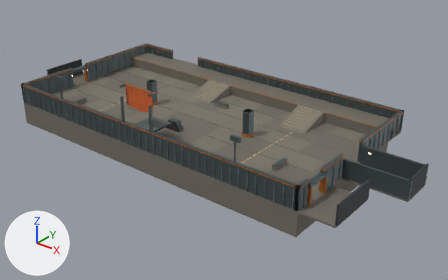
The glTF model public/assets/wildshard-art/wsc-scene-007-c2-pit.glb, before and after one commit.
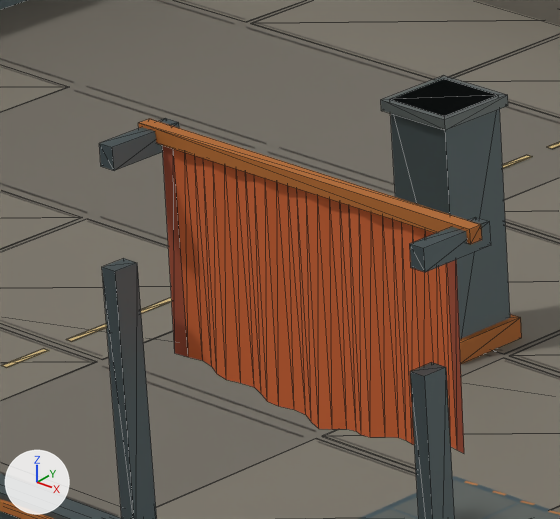
Each version is shown whole from a camera (50 mm lens) standing at (90.0, -104.4, 60.2) and looking at (6.6, -0.1, -4.5), then close up on the part from 25% to 36% of the width and 26% to 43% of the height. Arrows for +X, +Y and +Z are at lower left; the lights stay in place. The older version's two pictures come first. The close-ups show mesh edges as thin lines. Vertices at exactly the same position are counted once.

The scene before the commit, as lines of its bpy script (objects in view):
```python
me_04_south_retaining_shell = bpy.data.meshes.new('04 South retaining shell')
me_04_south_retaining_shell.from_pydata(...)  # a box spanning x -41.0..41.0, y -22.0..-21.4, z 0.0..5.0
me_04_south_retaining_shell.materials.append(mat_blue_charcoal_steel)  # greyish cyan #536063
me_11_set_dressing___pillar = bpy.data.meshes.new('11 Set dressing | pillar')
me_11_set_dressing___pillar.from_pydata(...)  # a box spanning x -15.9..-14.1, y -2.9..-1.1, z 0.0..6.0; a box spanning x 14.1..15.9, y -2.9..-1.1, z 0.0..6.0
me_11_set_dressing___pillar.materials.append(mat_blue_charcoal_steel)  # greyish cyan #536063
me_12_banner_cantilever = bpy.data.meshes.new('12 Banner cantilever')
me_12_banner_cantilever.from_pydata(...)  # a box spanning x -4.42..-4.04, y -21.85..-21.27, z 4.91..10.71; a box spanning x -4.41..-4.05, y -21.68..-19.92, z 12.76..13.24; a box spanning x 4.04..4.42, y -21.85..-21.27, z 4.91..10.71; a box spanning x 4.05..4.41, y -21.68..-19.92, z 12.76..13.24
me_12_banner_cantilever.materials.append(mat_blue_charcoal_steel)  # greyish cyan #536063
ob_04_south_retaining_shell = bpy.data.objects.new('04 South retaining shell', me_04_south_retaining_shell)
ob_04_south_retaining_shell.location = (0.0, 0.0, 0.0)
ob_11_set_dressing___pillar = bpy.data.objects.new('11 Set dressing | pillar', me_11_set_dressing___pillar)
ob_11_set_dressing___pillar.location = (0.0, 0.0, 0.0)
ob_12_banner_cantilever = bpy.data.objects.new('12 Banner cantilever', me_12_banner_cantilever)
ob_12_banner_cantilever.location = (0.0, 0.0, 0.0)
# also in view: '13 Cloth banner' at (0.0, -20.5, 10.8); '03 North entry ledge' at (0.0, 18.5, 1.0); '12 Banner cantilever.001' at (0.0, -20.4, 13.1); '13 Cloth banner.001' at (0.0, -20.4, 10.5); '02 Ground panel wear' at (-3.0, -2.0, 0.0)
```
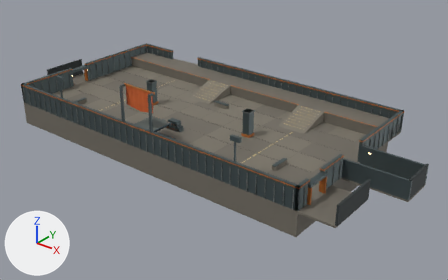
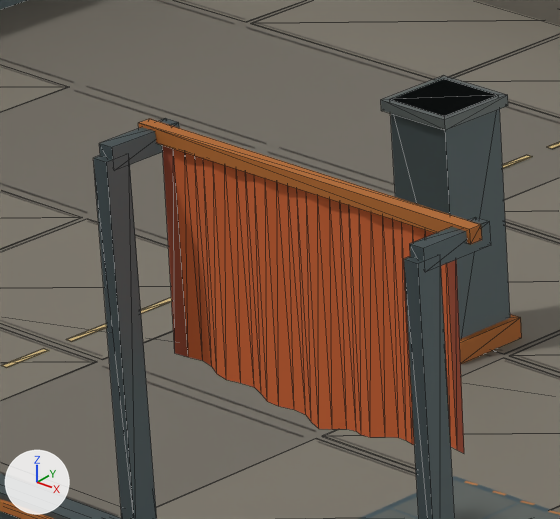
The edits, one by one:
me_12_banner_cantilever is used by ob_12_banner_cantilever; location (0.0, 0.0, 0.0).
me_12_banner_cantilever had 32 vertices, 48 faces and spanned x -4.42..4.42, y -21.85..-19.92, z 4.91..13.24.
me_12_banner_cantilever now has 32 vertices, 48 faces and spans x -4.42..4.42, y -21.85..-19.92, z 4.99..13.24.
me_12_banner_cantilever part 1: the loose piece of 8 vertices spanning x -4.42..-4.04, y -21.85..-21.27, z 4.91..10.71 is scaled about its middle by (1, 1, 1.38), then moved by (0.0, 0.0, 1.18).
me_12_banner_cantilever part 2: the loose piece of 8 vertices spanning x 4.04..4.42, y -21.85..-21.27, z 4.91..10.71 is scaled about its middle by (1, 1, 1.38), then moved by (0.0, 0.0, 1.18).

Boxes [x1, y1, x2, y2] around the edits, measured in the close-ups (560 x 519 px; the box of a moved part takes in the faces that stretch with it):
'12 Banner cantilever', reshaped: before [99, 118, 491, 519]; after [93, 118, 491, 519]
part 1 of me_12_banner_cantilever, moved or reshaped: before [102, 258, 157, 519]; after [93, 154, 157, 519]
part 2 of me_12_banner_cantilever, moved or reshaped: before [410, 362, 455, 519]; after [404, 255, 455, 519]
